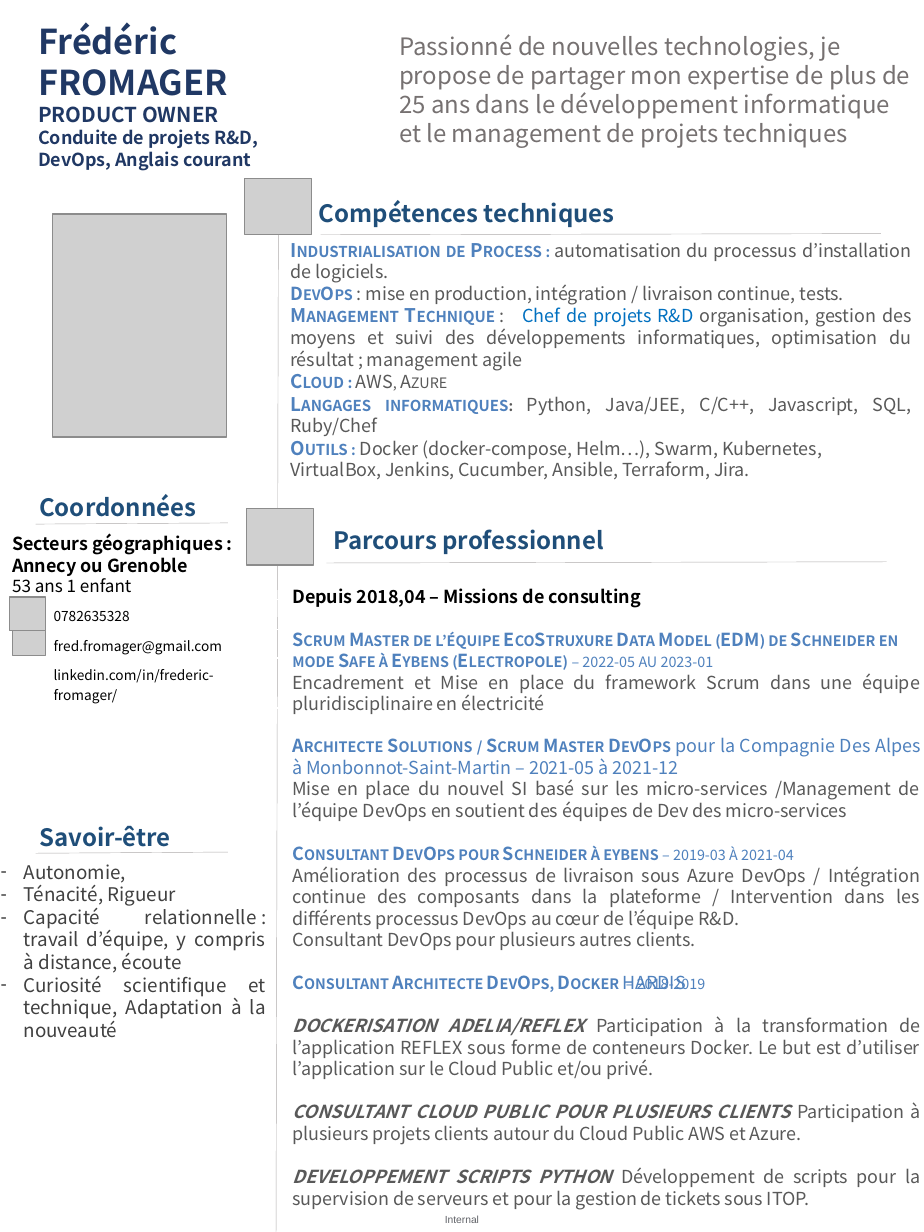
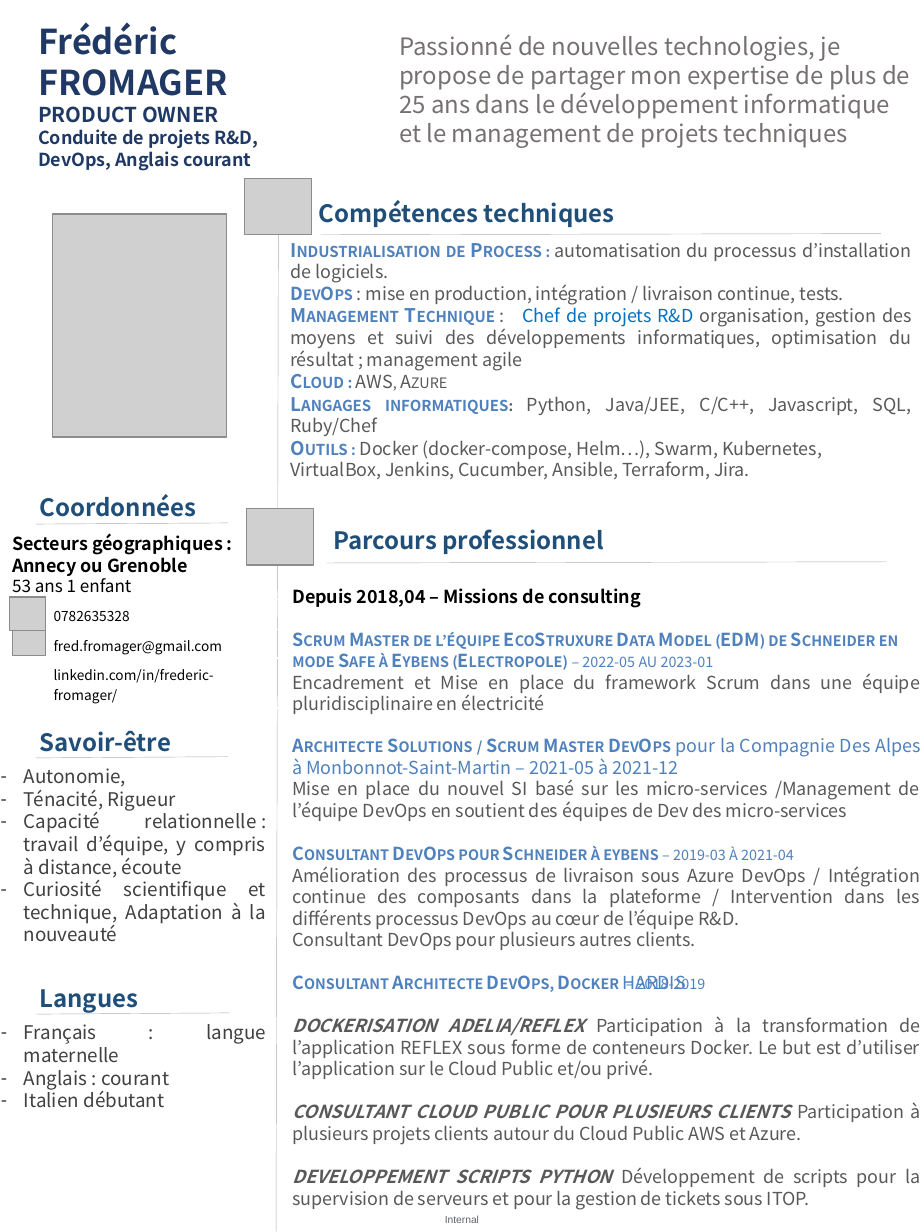
Before and after one commit to Solifred38/cv, a slide deck: slide 1 of CV_FFROMAGER.pptx. Drawn at 924x1232 pixels with LibreOffice and Linux fonts; fonts in the diff are those of the drawing; grey boxes stand for pictures; background and template pictures are left out. Boxes give left, top, right and bottom in pixels: in the first picture for what was removed or moved away, otherwise in the second. Text is boxed around its words. In the diff, an @@ line names an element or a change of style, - is before the commit and + after.

```diff
--- a/CV_FFROMAGER.pptx
+++ b/CV_FFROMAGER.pptx
@@ 2 texts, 1 line moved together from (x1=24, y1=825, x2=266, y2=1037) to (x1=24, y1=730, x2=266, y2=941) @@
@@ text added at (x1=39, y1=989, x2=138, y2=1013), 14 pt, text #1F4E79, bold @@
+Langues
@@ line added from (37, 1014) to (229, 1013), #AFABAB 0.25 pt @@
@@ text added at (x1=24, y1=1024, x2=169, y2=1107), 11 pt, text #404040 @@
+– Français : langue maternelle
+– Anglais : courant
+– Italien débutant
```
Also in this commit, not shown: 1 other slide changed, 1 other file.
